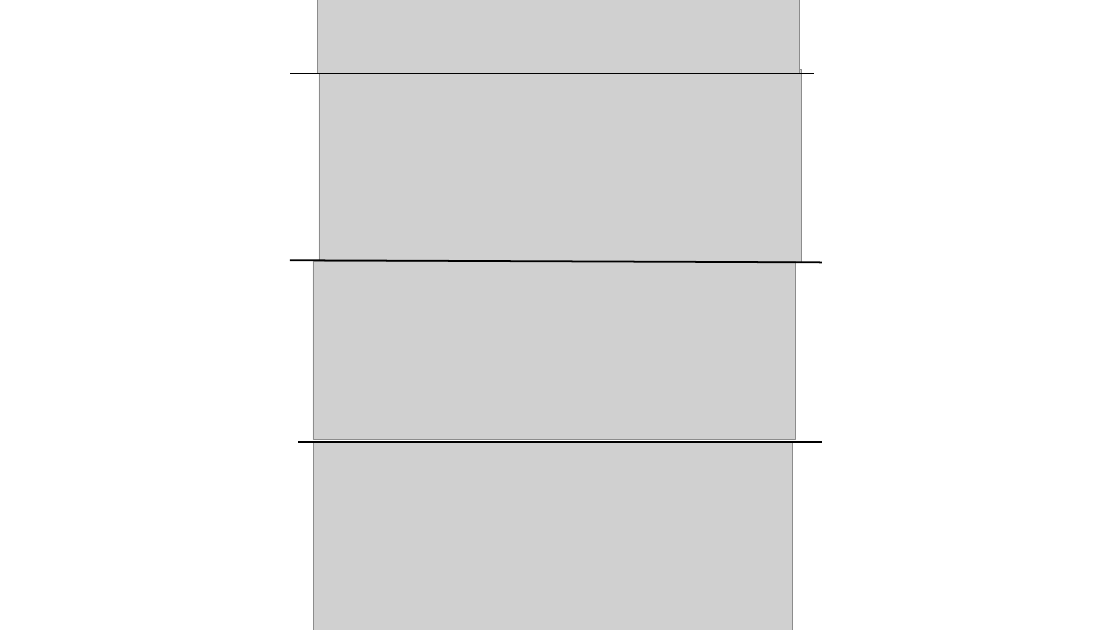
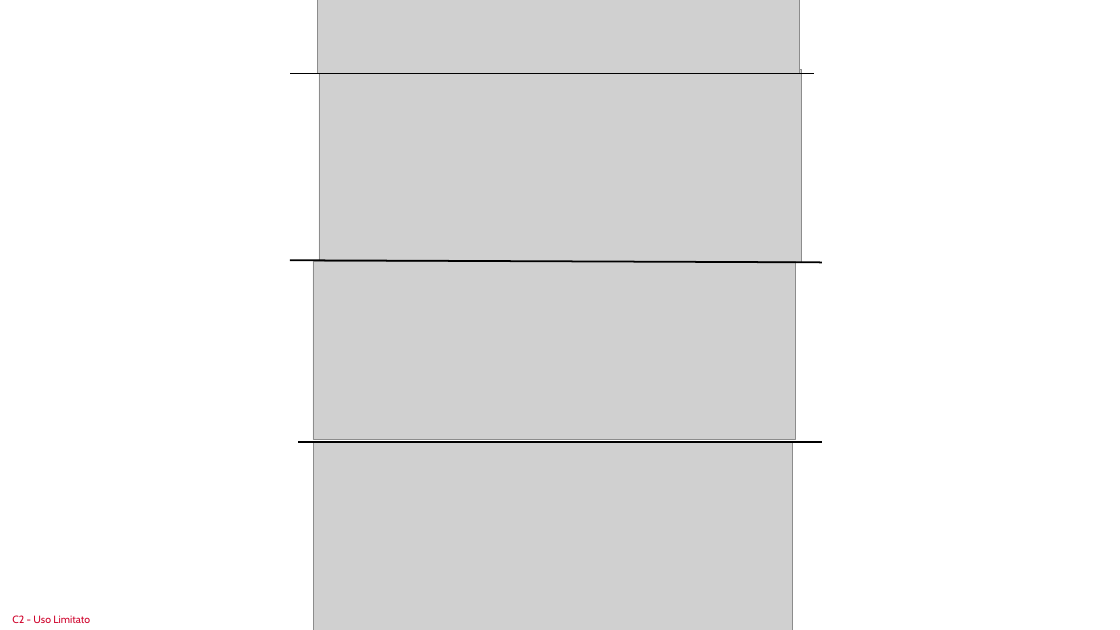
Before and after one commit to sastutorials/sastutorials.github.io, a slide deck: slide 4 of screenshots/imgs.pptx. Drawn at 1120x630 pixels with LibreOffice and Linux fonts; fonts in the diff are those of the drawing; grey boxes stand for pictures. Boxes give left, top, right and bottom in pixels: in the first picture for what was removed or moved away, otherwise in the second. Text is boxed around its words. In the diff, an @@ line names an element or a change of style, - is before the commit and + after.

```diff
--- a/screenshots/imgs.pptx
+++ b/screenshots/imgs.pptx
@@ text added at <box>12,615,90,623</box>, 9 pt, text #CF022B @@
+C2 - Uso Limitato
```
Also in this commit, not shown: 19 other slides changed, 1 slide added, 1 other file.
